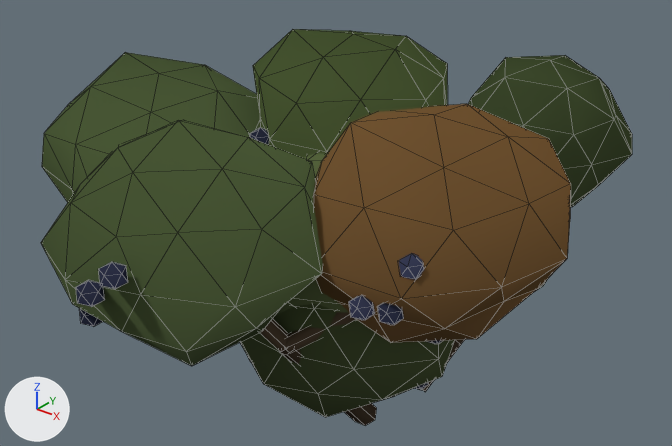
Two versions of the Blender file assets/flora/calafate_b.blend, one commit apart.
Rendered twice from a camera (50 mm lens) standing at (1.216, -1.748, 1.212) and looking at (-0.21, 0.035, 0.107). Every picture has the same lights, and +X, +Y and +Z are marked at lower left. The picture after the commit comes second. Mesh edges are drawn as thin lines.

In view in the first picture: 'CalafateBCopa', 'CalafateBTronco'.
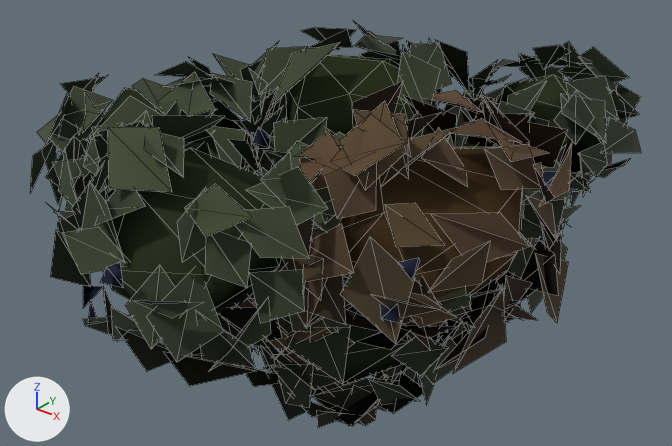
The change, as a list of edits to the scene's bpy script:
```text
Add mat_hoja:
    mat_hoja = bpy.data.materials.new('Hoja')
    mat_hoja.use_nodes = True; mat_hoja.node_tree.nodes.clear()
    _N = mat_hoja.node_tree.nodes; _L = mat_hoja.node_tree.links
    n0 = _N.new('ShaderNodeBsdfPrincipled'); n0.name = 'Principled BSDF'
    n0.inputs[2].default_value = 1.0  # 'Roughness'
    n1 = _N.new('ShaderNodeOutputMaterial'); n1.name = 'Material Output'
    n2 = _N.new('ShaderNodeVertexColor'); n2.name = 'Color Attribute'
    n2.layer_name = 'Col'
    _L.new(n0.outputs[0], n1.inputs[0])  # 'BSDF' to 'Surface'
    _L.new(n2.outputs[0], n0.inputs[0])  # 'Color' to 'Base Color'
Change me_calafatebcopa:
    used by ob_calafatebcopa; location = (0.0, 0.0, 0.0)
    remove me_calafatebcopa.from_pydata(...)  # 780 vertices, 1400 faces; spans x -0.82..0.52, y -0.85..1.02, z -0.31..0.64
    add me_calafatebcopa.from_pydata(...)  # 780 vertices, 1400 faces; spans x -0.78..0.42, y -0.85..0.96, z -0.24..0.58
    me_calafatebcopa part 1: the loose piece of 42 vertices spanning x -0.2..0.31, y 0.44..1.02, z -0.01..0.46 is scaled about its middle by 0.72, then moved by (0.0, -0.01, 0.0)
    me_calafatebcopa part 2: the loose piece of 42 vertices spanning x -0.23..0.41, y -0.2..0.47, z -0.12..0.42 is scaled about its middle by 0.72, then moved by (-0.01, 0.0, 0.0)
    me_calafatebcopa part 3: the loose piece of 42 vertices spanning x -0.42..0.18, y -0.83..-0.29, z 0.05..0.57 is scaled about its middle by 0.72, then moved by (-0.01, 0.0, 0.0)
    me_calafatebcopa part 4: the loose piece of 42 vertices spanning x -0.15..0.52, y -0.46..0.19, z 0.03..0.56 is scaled about its middle by 0.72
    me_calafatebcopa part 5: the loose piece of 42 vertices spanning x -0.82..-0.2, y -0.59..0.0, z 0.07..0.56 is scaled about its middle by 0.72
    me_calafatebcopa part 6: the loose piece of 42 vertices spanning x -0.39..0.12, y -0.23..0.27, z 0.21..0.64 is scaled about its middle by 0.72
    me_calafatebcopa part 7: the loose piece of 42 vertices spanning x -0.53..0.08, y -0.33..0.26, z -0.24..0.31 is scaled about its middle by 0.72
    me_calafatebcopa part 8: the loose piece of 42 vertices spanning x -0.53..0.08, y -0.28..0.38, z -0.31..0.19 is scaled about its middle by 0.72
    me_calafatebcopa part 9: the loose piece of 42 vertices spanning x -0.38..0.28, y -0.41..0.1, z -0.28..0.25 is scaled about its middle by 0.72
    me_calafatebcopa part 10: the loose piece of 42 vertices spanning x -0.34..0.31, y -0.42..0.3, z -0.16..0.49 is scaled about its middle by 0.72, then moved by (-0.01, 0.0, 0.0)
    me_calafatebcopa part 11: 528 faces centred in x -0.77..0.37, y -0.79..0.99, z -0.21..0.63 are repainted in the vertex colours; the middle colour goes from dark green #495536 to dark green #2e3624
    me_calafatebcopa part 12: 208 faces centred in x -0.71..0.45, y -0.74..0.91, z -0.29..0.3 are repainted in the vertex colours; the middle colour goes from dark green #3b432c to black #252a1c
    me_calafatebcopa part 13: 64 faces centred in x -0.11..0.48, y -0.45..0.15, z 0.13..0.54 are repainted in the vertex colours; the middle colour goes from brown #715332 to brown #483825
Add me_calafatebhojas_001:
    me_calafatebhojas_001.from_pydata(...)  # 3080 vertices, 1540 faces; spans x -0.85..0.5, y -0.8..1.03, z -0.35..0.66
    me_calafatebhojas_001.materials.append(mat_hoja)
Change ob_calafatebcopa:
    add _m = ob_calafatebcopa.modifiers.new('Aligerar', 'DECIMATE')
    add _m.ratio = 0.35
Add ob_calafatebhojas:
    ob_calafatebhojas = bpy.data.objects.new('CalafateBHojas', me_calafatebhojas_001)
    ob_calafatebhojas.location = (0.0, 0.0, 0.0)
```

Location of each change, [x1, y1, x2, y2] in pixels of the pictures (672 x 446 px; the box of a moved part takes in the faces that stretch with it):
'CalafateBCopa', reshaped, recoloured, modifiers changed (12% narrower, 15% shorter)
    before: [41, 29, 632, 417]
    after: [83, 55, 604, 386]
'CalafateBHojas', added
    after: [31, 22, 641, 428]
part 1 of me_calafatebcopa, moved or reshaped
    before: [468, 55, 632, 207]
    after: [496, 75, 604, 173]
part 2 of me_calafatebcopa, moved or reshaped (mostly hidden)
    before: [537, 280, 547, 290]
    after: [497, 239, 529, 280]
part 3 of me_calafatebcopa, moved or reshaped
    before: [41, 120, 323, 366]
    after: [103, 148, 281, 314]
part 4 of me_calafatebcopa, moved or reshaped
    before: [313, 104, 571, 343]
    after: [340, 147, 522, 305]
part 5 of me_calafatebcopa, moved or reshaped (mostly hidden afterwards)
    before: [42, 52, 261, 202]
    after: [84, 88, 255, 201]
part 6 of me_calafatebcopa, moved or reshaped
    before: [253, 29, 448, 158]
    after: [285, 55, 414, 136]
part 9 of me_calafatebcopa, moved or reshaped
    before: [240, 304, 455, 417]
    after: [343, 326, 411, 384]
part 10 of me_calafatebcopa, moved or reshaped (not visible afterwards)
    before: [276, 153, 358, 321]
part 11 of me_calafatebcopa, recoloured
    before: [41, 29, 632, 400]
    after: [84, 55, 604, 383]
part 12 of me_calafatebcopa, recoloured
    before: [123, 188, 595, 417]
    after: [214, 171, 580, 384]
part 13 of me_calafatebcopa, recoloured
    before: [313, 104, 571, 343]
    after: [340, 147, 522, 305]
